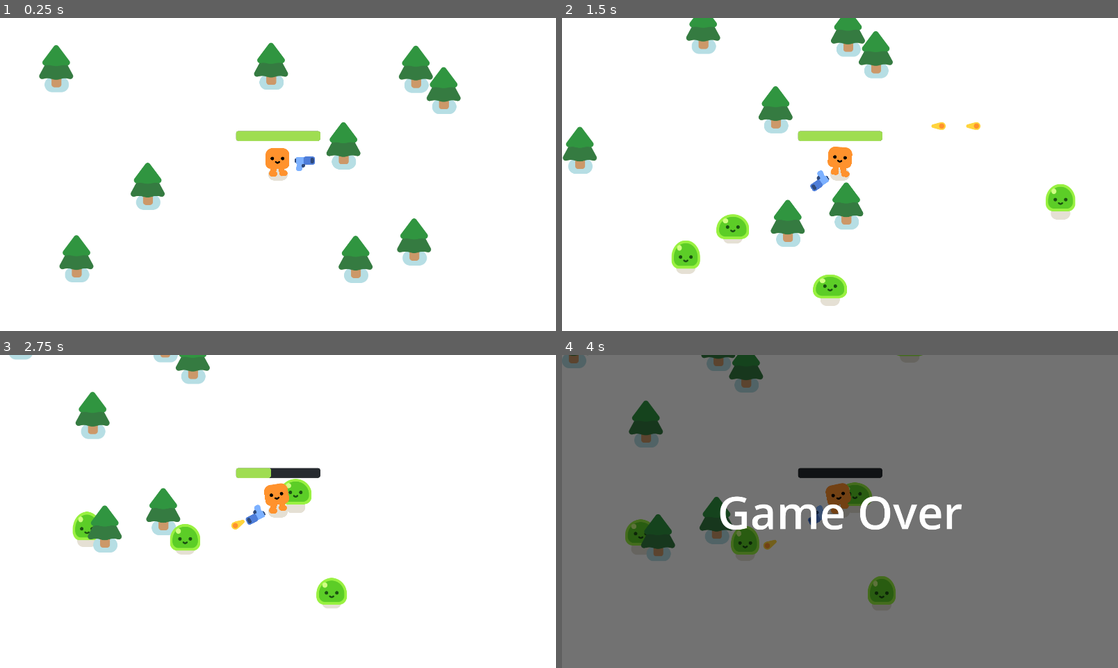
Above: before the commit, frames 1-4 (two rows, left to right).
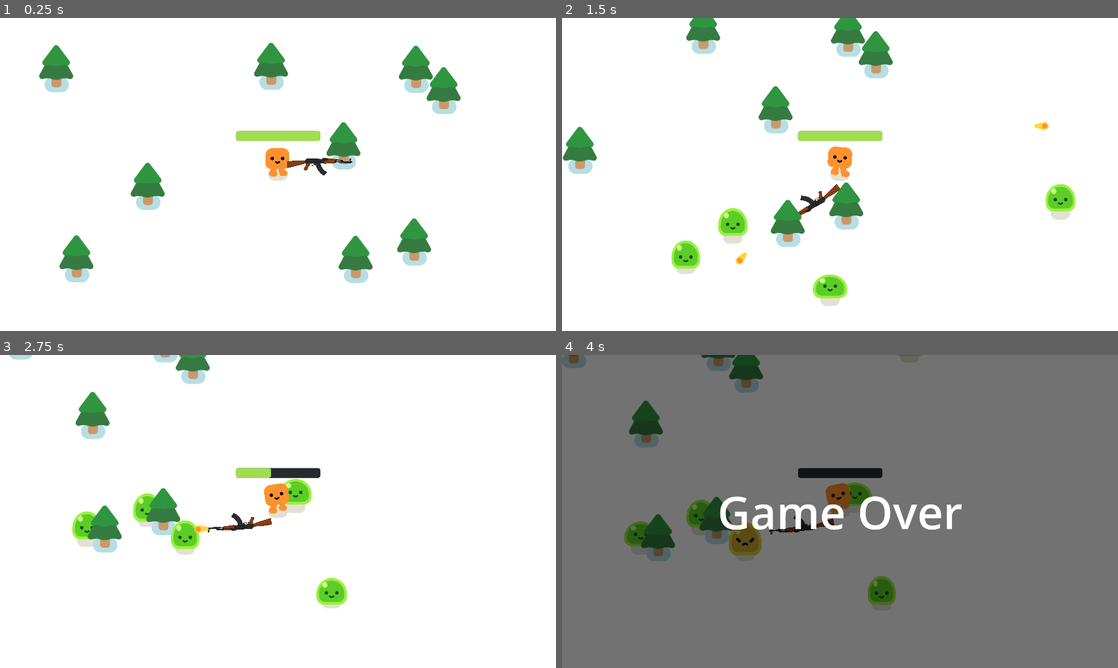
Above: after the commit, the same moments.

Repository: monkeytickler812/Final-Project
Game: Godot game, scene res://survivors_game.tscn
Same seed, same stepped clock (60 frames per second), same inputs: the game is played once before the commit and once after it.
Inputs:
- Up to frame 1 (0.25 s): no input
- Up to frame 2 (1.5 s): hold D (move_right) 0.53-1.28 s; hold S (move_down) from 1.28 s (still down)
- Up to frame 3 (2.75 s): release S (move_down) at 2.03 s; hold D (move_right) from 2.03 s (still down)
- Up to frame 4 (4 s): release D (move_right) at 2.78 s; hold W (move_up) 2.78-3.53 s; tap Enter at 3.5 s; hold A (move_left) from 3.53 s (still down)

The runs differ from the first frame. In frame 1, 0.3% of the frame differs, in the area x 51-64%, y 44-51%; in frame 2, 0.8%; in frame 3, 0.9%; in frame 4, 1.1%, in the area x 11-49%, y 46-64%.

Commit message:
added ak47 image

Diff:
--- a/Vampire Survivors/gun.tscn
+++ b/Vampire Survivors/gun.tscn
@@ -1,7 +1,7 @@
 [gd_scene load_steps=4 format=3 uid="uid://dpijn0yn6t0j8"]
 
 [ext_resource type="Script" path="res://gun.gd" id="1_4fini"]
-[ext_resource type="Texture2D" uid="uid://cswb5do8rrj7q" path="res://pistol/pistol.png" id="1_sv8sa"]
+[ext_resource type="Texture2D" uid="uid://d2w32bmg2rufd" path="res://ak-47-gun-png.png" id="2_nxsvr"]
 
 [sub_resource type="CircleShape2D" id="CircleShape2D_kt6po"]
 radius = 473.026
@@ -17,12 +17,13 @@
 [node name="WeaponPivot" type="Marker2D" parent="."]
 
 [node name="Pistol" type="Sprite2D" parent="WeaponPivot"]
-position = Vector2(93, -3)
-texture = ExtResource("1_sv8sa")
+position = Vector2(136, -40)
+scale = Vector2(0.27002, 0.240885)
+texture = ExtResource("2_nxsvr")
 
 [node name="ShootingPoint" type="Marker2D" parent="WeaponPivot/Pistol"]
 unique_name_in_owner = true
-position = Vector2(26, -10)
+position = Vector2(348.123, -8.3027)
 
 [node name="Timer" type="Timer" parent="."]
 wait_time = 0.3
--- a/Vampire Survivors/player.tscn
+++ b/Vampire Survivors/player.tscn
@@ -34,7 +34,7 @@
 shape = SubResource("CircleShape2D_53uc8")
 
 [node name="Gun" parent="." instance=ExtResource("3_s410u")]
-position = Vector2(0, -34)
+position = Vector2(3, -1)
 
 [node name="HurtBox" type="Area2D" parent="."]
 unique_name_in_owner = true
Binary file added: Vampire Survivors/ak-47-gun-png.png
Not shown, added: Vampire Survivors/ak-47-gun-png.png.import
